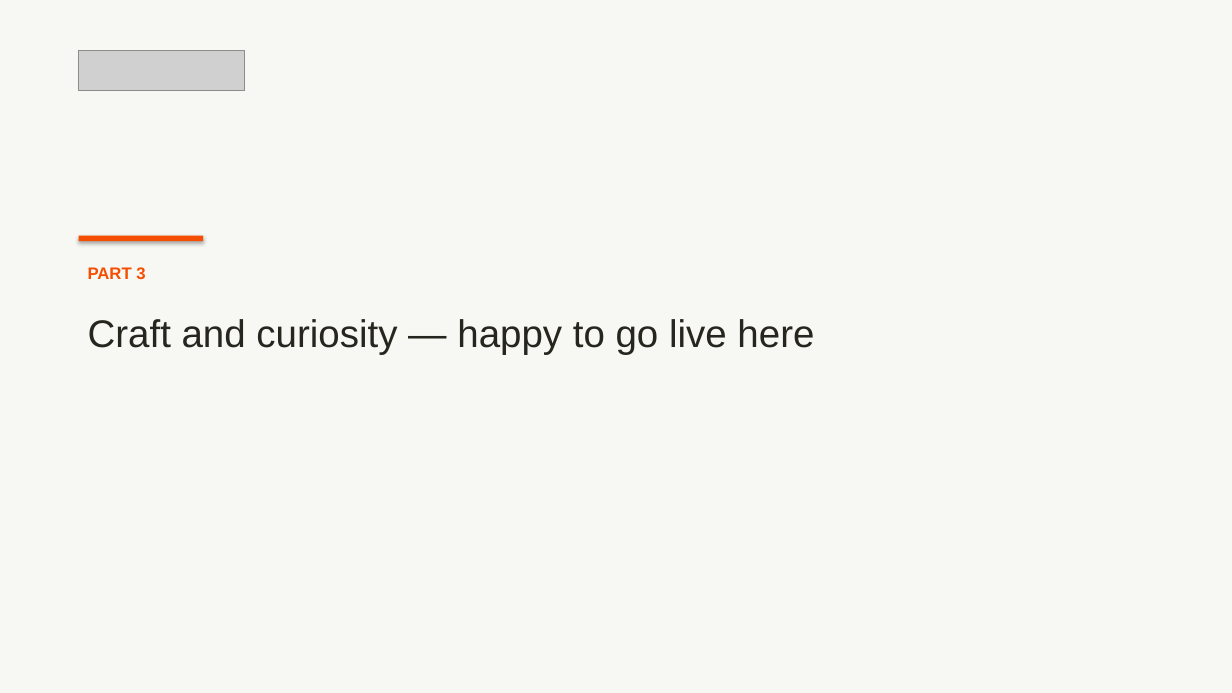
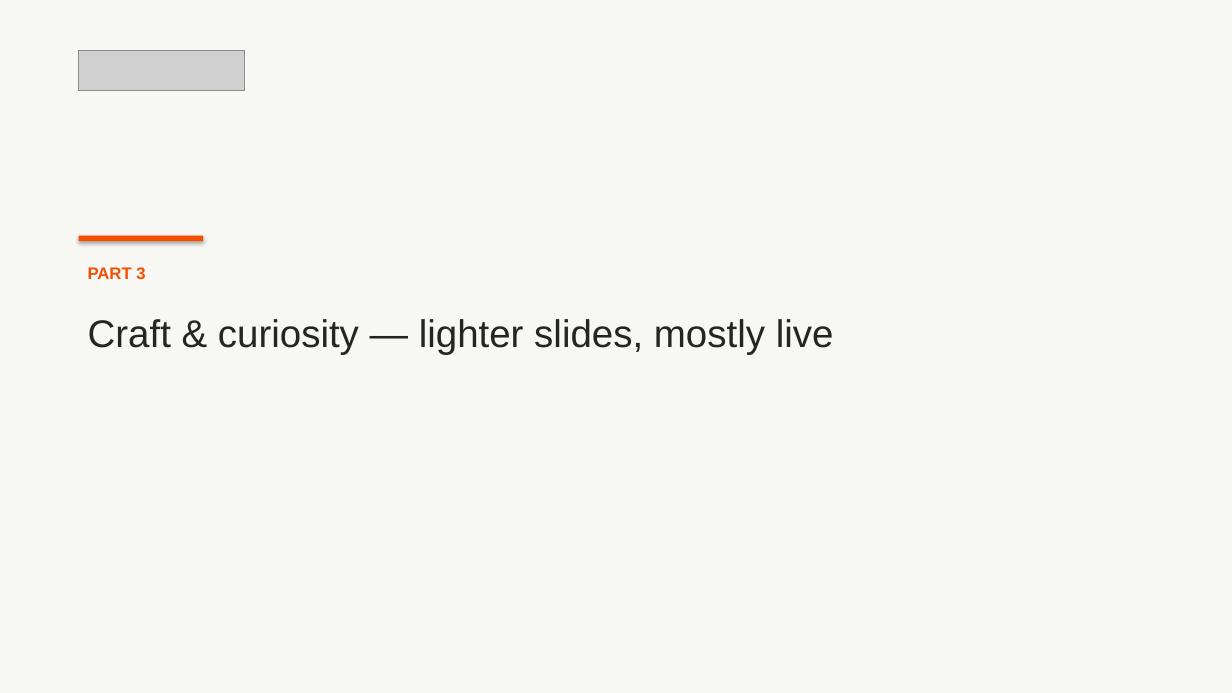
Before and after one commit to dempseli01-stack/lindsey, a slide deck: slide 18 of Lindsey_Presentation.pptx (slide 17 before the commit). Drawn at 1232x693 pixels with LibreOffice and Linux fonts; fonts in the diff are those of the drawing; grey boxes stand for pictures. Boxes give left, top, right and bottom in pixels: in the first picture for what was removed or moved away, otherwise in the second. Text is boxed around its words. In the diff, an @@ line names an element or a change of style, - is before the commit and + after.

```diff
--- a/Lindsey_Presentation.pptx
+++ b/Lindsey_Presentation.pptx
@@ text at (x1=88, y1=319, x2=834, y2=355): text changed @@
-Craft and curiosity — happy to go live here
+Craft & curiosity — lighter slides, mostly live
```
Also in this commit, not shown: 3 other slides changed, 6 slides added, 5 slides removed, 2 other files.
